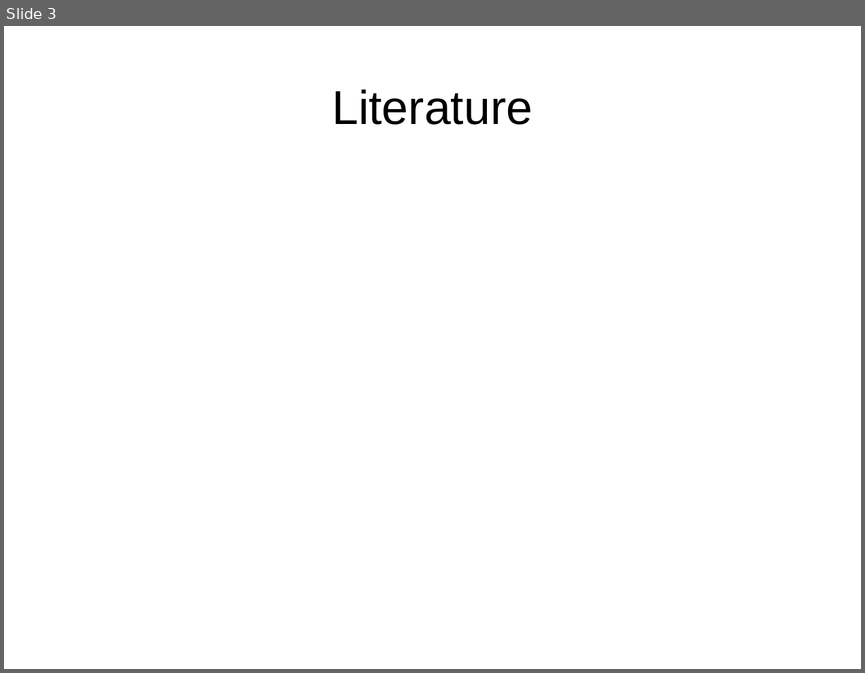
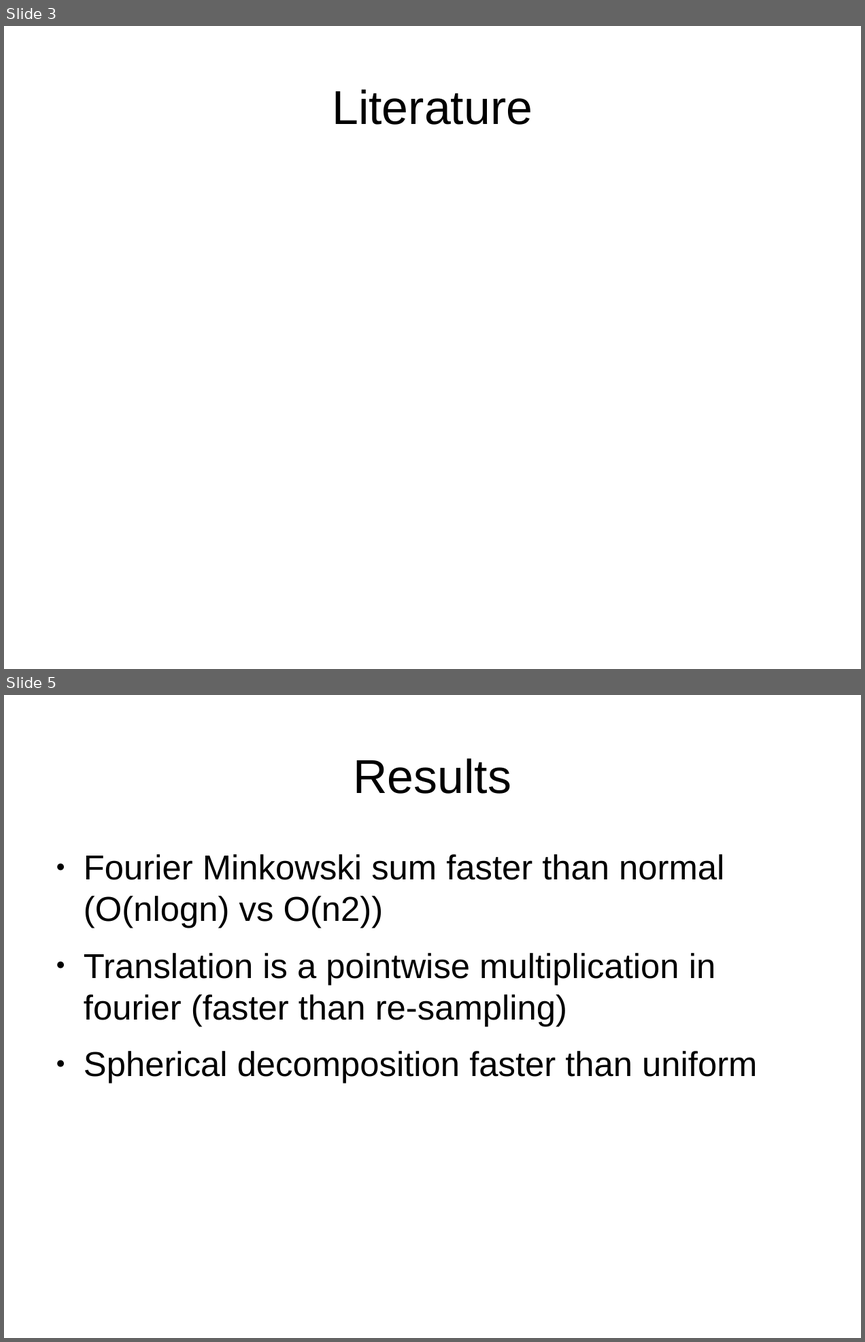
Before and after one commit to cerdogan/minkowski, a slide deck: presentation/slides.odp. Shown one above the other, each under a label of ours: slide 3 before the commit, slides 3 and 5 after it; the slides between them are not shown. The pictures are 865x673 and 865x1342 pixels, drawn with LibreOffice and Linux fonts; fonts in the diff are those of the drawing. Boxes give left, top, right and bottom in pixels: in the first picture for what was removed or moved away, otherwise in the second. Text is boxed around its words. In the diff, an @@ line names an element or a change of style, - is before the commit and + after.

```diff
--- a/presentation/slides.odp
+++ b/presentation/slides.odp
@@ slide 5 added at <box>4,695,861,1338</box>, background #FFFFFF @@
@@ title added at <box>353,758,511,794</box>, 44 pt, text #000000 @@
+Results
@@ text added at <box>84,854,757,1083</box>, 32 pt, text #000000 @@
+● Fourier Minkowski sum faster than normal (O(nlogn) vs O(n2))
+● Translation is a pointwise multiplication in fourier (faster than re-sampling)
+● Spherical decomposition faster than uniform
```
Also in this commit, not shown: 1 slide changed, 1 other slide added, 3 other files.
